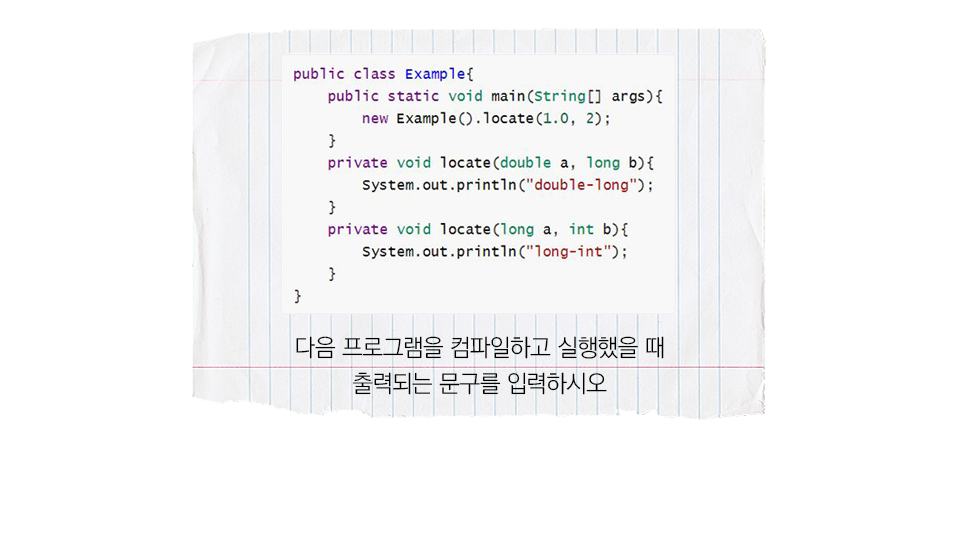
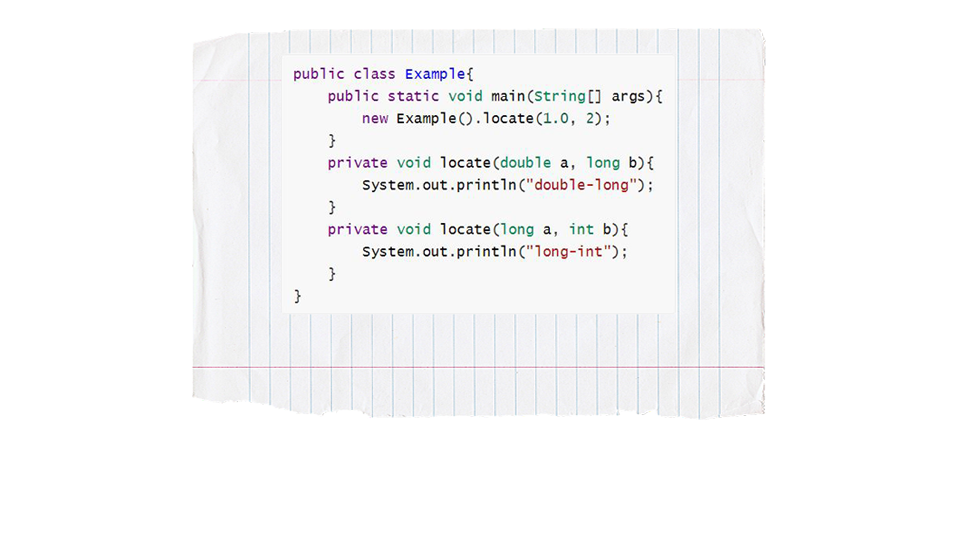
Revision of a layered 960 × 540 image; what changed, layer by layer:
hid "다음 프로그램을 컴파일하고 실행했을 때 출력되는 문구를 입력하시오" over [296, 336, 664, 395]
